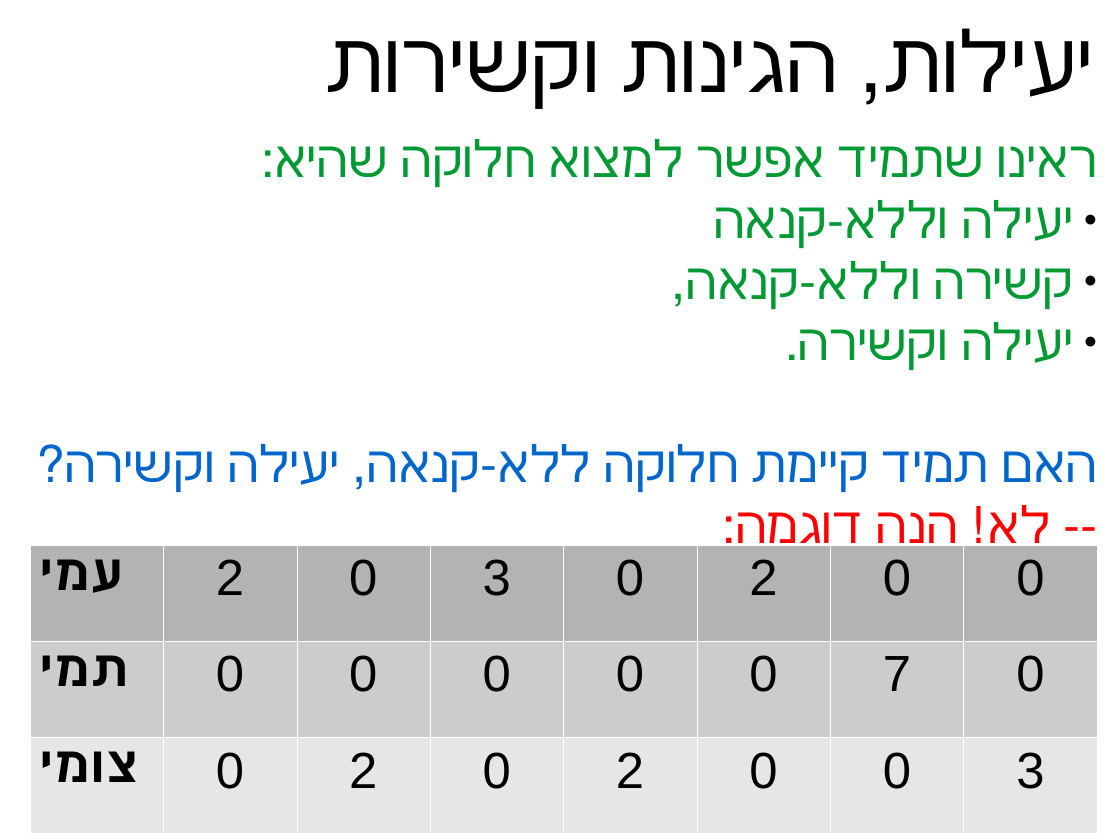
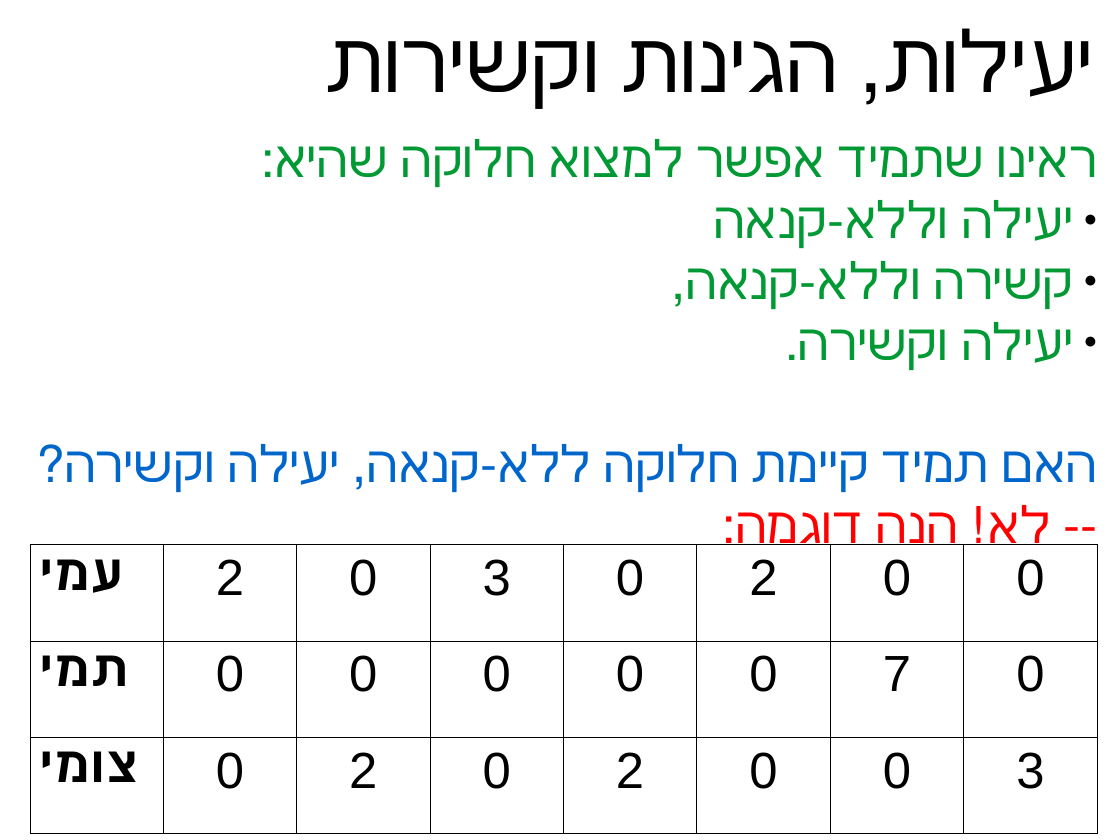
Before and after one commit to erelsgl-at-ariel/algorithms-5780, a slide deck: slide 20 of 02-pareto-efficiency/slides.odp. Drawn at 1120x840 pixels with LibreOffice and Linux fonts; fonts in the diff are those of the drawing. Boxes give left, top, right and bottom in pixels: in the first picture for what was removed or moved away, otherwise in the second. Text is boxed around its words. In the diff, an @@ line names an element or a change of style, - is before the commit and + after.

```diff
--- a/02-pareto-efficiency/slides.odp
+++ b/02-pareto-efficiency/slides.odp
@@ table at (29,545,1096,833) @@
@@ fill #B3B3B3 to none in row 1 @@
@@ fill #CCCCCC to none in row 2 @@
@@ fill #E6E6E6 to none in row 3 @@
@@ borders changed @@
```
Also in this commit, not shown: 13 other slides changed, 6 other files.
